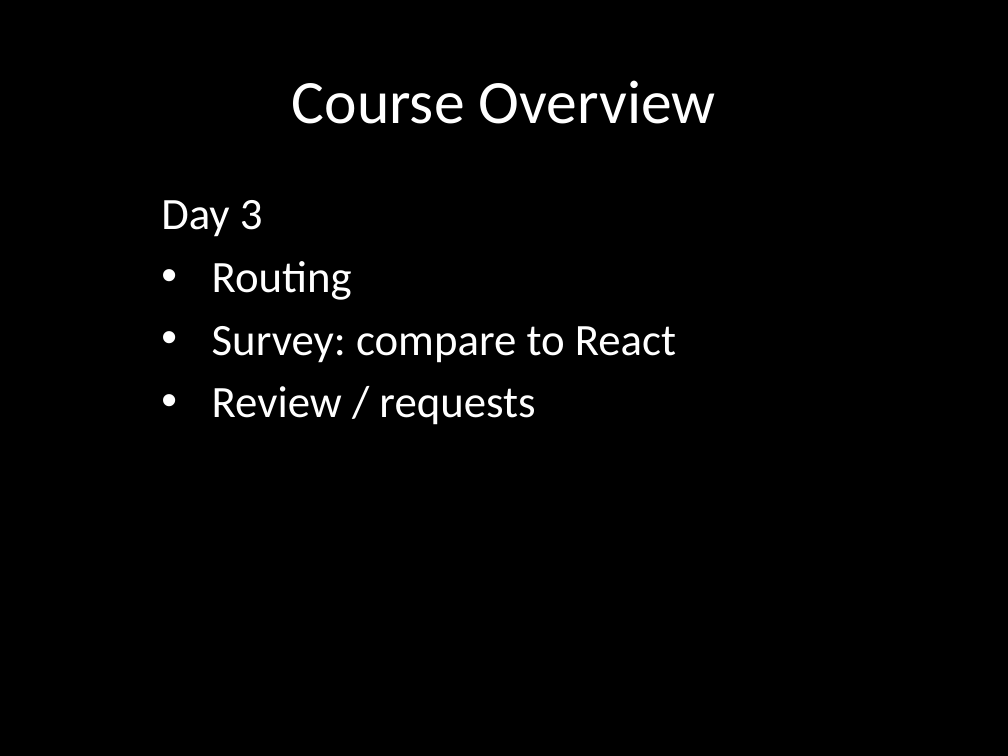
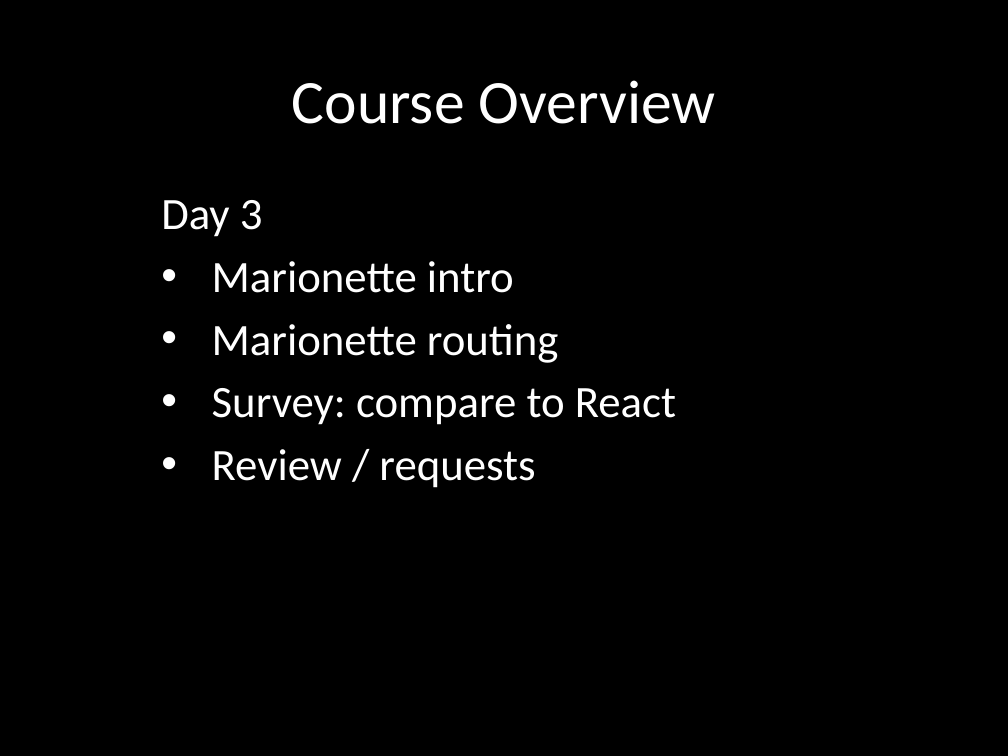
Before and after one commit to eliasjames/training-macys-20160929, a slide deck: slide 5 of slides/Backbone Slides Day 1.pptx. Drawn at 1008x756 pixels with LibreOffice and Linux fonts; fonts in the diff are those of the drawing. Boxes give left, top, right and bottom in pixels: in the first picture for what was removed or moved away, otherwise in the second. Text is boxed around its words. In the diff, an @@ line names an element or a change of style, - is before the commit and + after.

```diff
--- a/slides/Backbone Slides Day 1.pptx
+++ b/slides/Backbone Slides Day 1.pptx
@@ subtitle at (212, 261, 559, 363): text changed @@
-• Routing
+• Marionette intro
+• Marionette routing
```
Also in this commit, not shown: 3 other slides changed, 2 other files.
